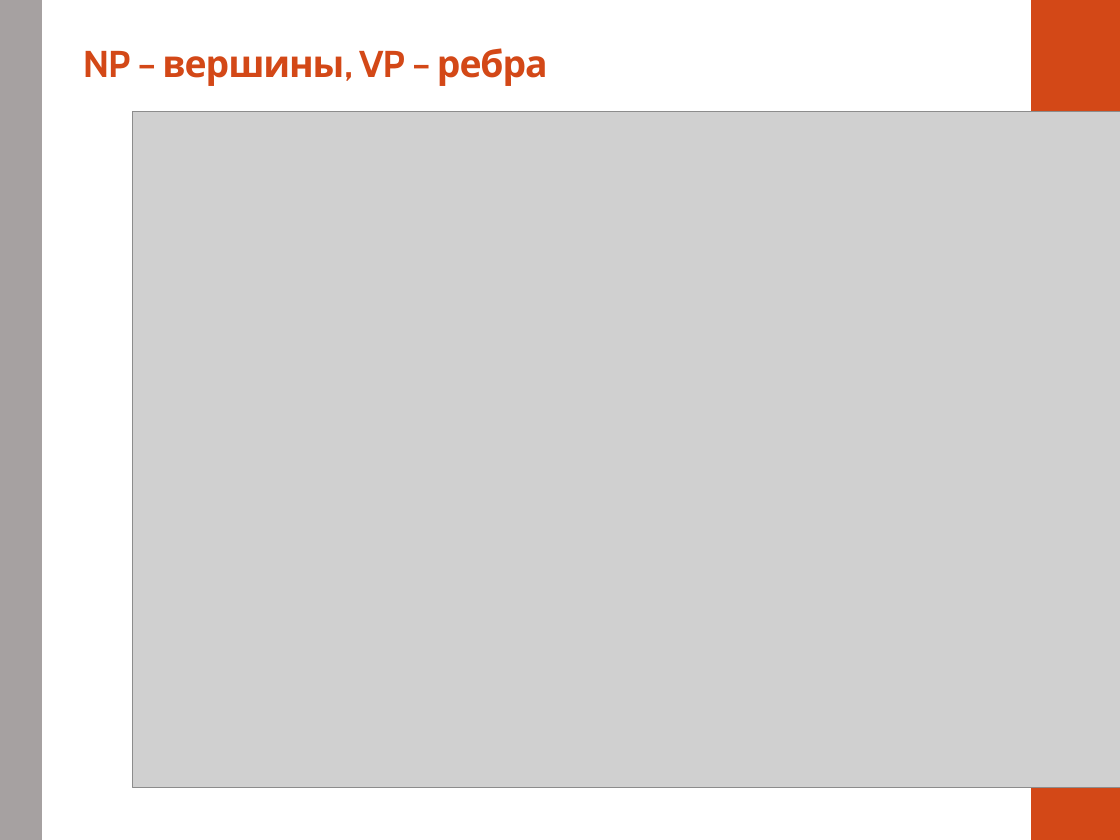
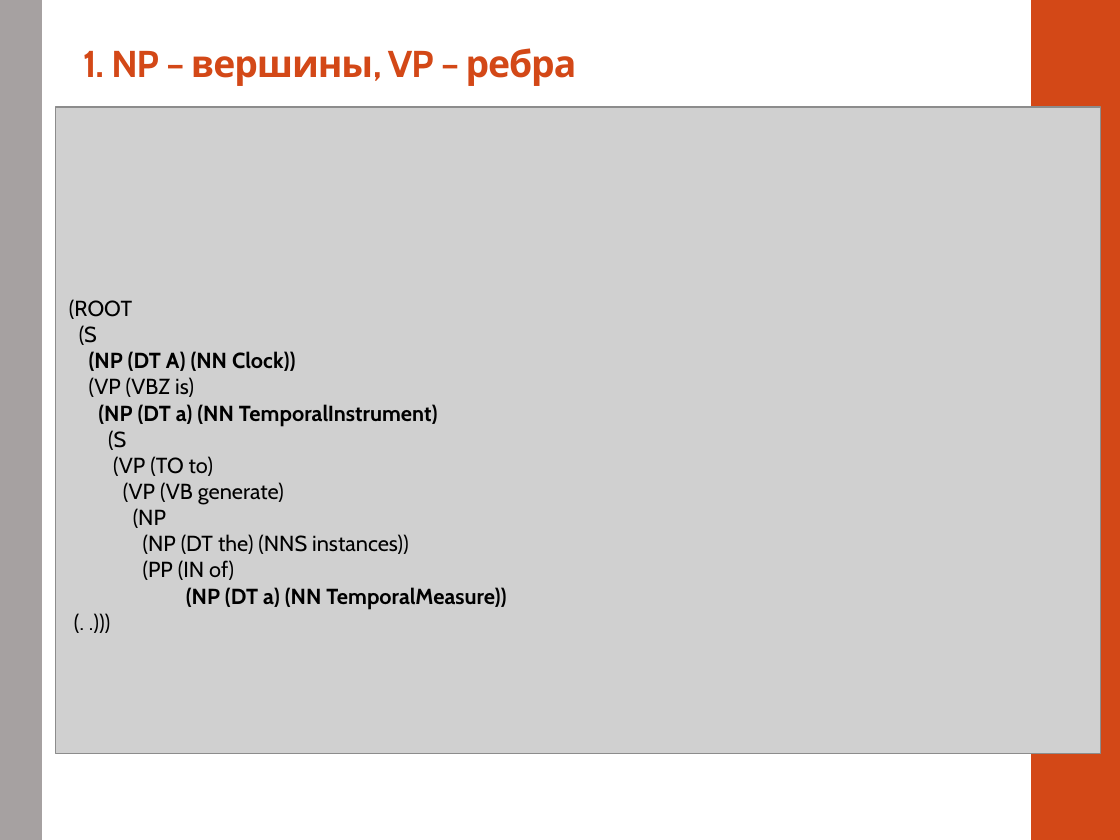
Before and after one commit to alexnodejs/onto-diploma, a slide deck: slide 4 of presentation/Moiseyenko_presentation_cut.pptx. Drawn at 1120x840 pixels with LibreOffice and Linux fonts; fonts in the diff are those of the drawing; grey boxes stand for pictures. Boxes give left, top, right and bottom in pixels: in the first picture for what was removed or moved away, otherwise in the second. Text is boxed around its words. In the diff, an @@ line names an element or a change of style, - is before the commit and + after.

```diff
--- a/presentation/Moiseyenko_presentation_cut.pptx
+++ b/presentation/Moiseyenko_presentation_cut.pptx
@@ title at box(83, 48, 577, 86): text changed @@
-NP – вершины, VP – ребра
+1. NP – вершины, VP – ребра
@@ picture: place and size @@
-picture at box(132, 112, 1120, 787)
+picture at box(56, 106, 1101, 753)
@@ text added at box(69, 299, 506, 609), 14 pt, text #000000 @@
+(ROOT
+(S
+(NP (DT A) (NN Clock))
+(VP (VBZ is)
+(NP (DT a) (NN TemporalInstrument)
+(S
+(VP (TO to)
+(VP (VB generate)
+(NP
+(NP (DT the) (NNS instances))
+(PP (IN of)
+(NP (DT a) (NN TemporalMeasure))
+(. .)))
```
Also in this commit, not shown: 5 other slides changed, 1 slide added.
